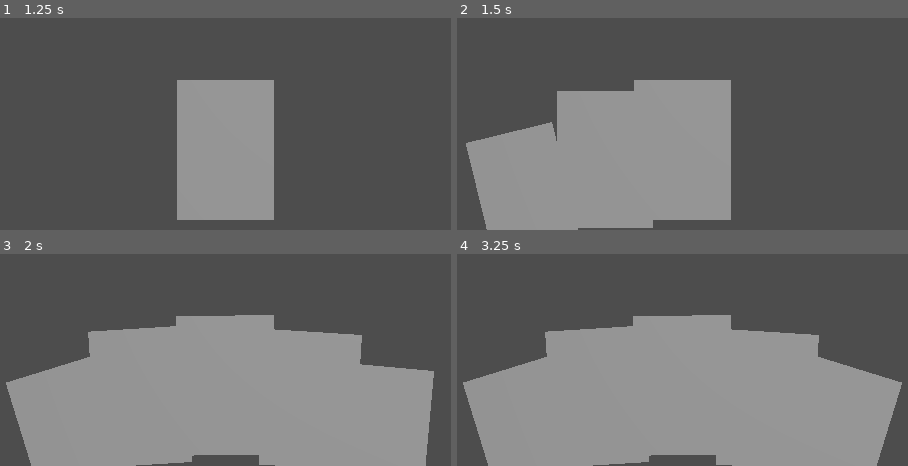
Above: before the commit, frames 1-4 (two rows, left to right).
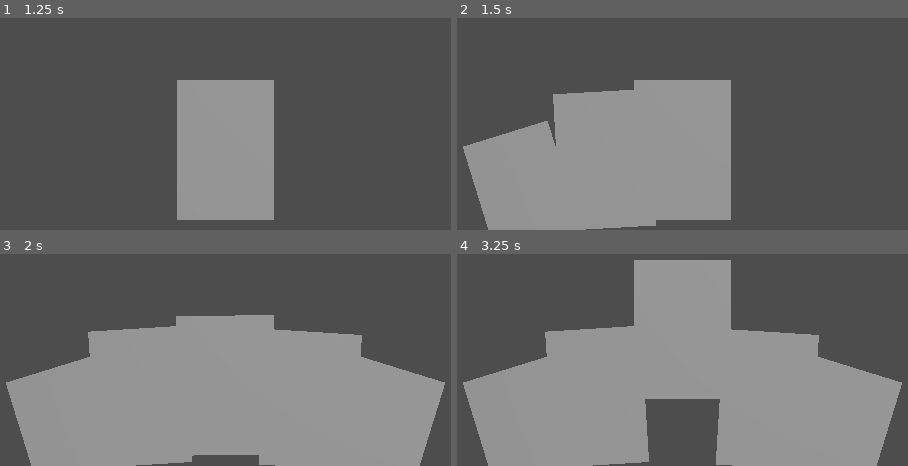
Above: after the commit, the same moments.

Repository: mikabrytu/Deck-Defense
Game: Godot game, scene res://scenes/main/main.tscn
Same seed, same stepped clock (60 frames per second), same inputs: the game is played once before the commit and once after it.
Inputs (mouse positions are in pixels of both pictures, inside the frame that each line leads up to):
- Up to frame 1 (1.25 s): move the mouse to (outside the picture) at 0.52 s
- Up to frame 2 (1.5 s): tap Enter at 1.25 s; move the mouse to (524, 28) at 1.27 s
- Up to frame 3 (2 s): no input
- Up to frame 4 (3.25 s): move the mouse to (outside the picture) at 2.02 s; tap Space at 2.75 s; move the mouse to (641, 330) at 2.77 s

Frame 1 is identical in both runs. In frame 2, 0.7% of the frame differs, in the area x 1-45%, y 33-100%; in frame 3, 0.8%; in frame 4, 9.8%, in the area x 39-61%, y 2-96%.

Commit message:
Add hovering through hand cards

Diff:
--- /dev/null
+++ b/components/card/card.gd
@@ -0,0 +1,63 @@
+extends Area3D
+
+
+@export var hover_y_position: float
+@export var hover_position_duration: float
+@export var hover_rotate_duration: float
+
+var _hover_tween: Tween
+var _hand_position: Vector3
+var _hand_rotation: Vector3
+
+
+# Public API
+
+
+func set_hand_transform():
+	_hand_position = position
+	_hand_rotation = rotation
+
+
+# Implementation
+
+
+func _show_on_hover():
+	if _hover_tween:
+		_hover_tween.kill()
+
+	_hover_tween = create_tween()
+	_hover_tween.set_parallel(true)
+	_hover_tween.set_trans(Tween.TRANS_SINE)
+	_hover_tween.set_ease(Tween.EASE_IN)
+	_hover_tween.tween_property(
+		self,
+		"rotation",
+		Vector3.ZERO,
+		hover_rotate_duration
+	)
+	_hover_tween.tween_property(
+		self,
+		"position",
+		position + (Vector3.UP * hover_y_position),
+		hover_position_duration
+	)
+
+
+func _reset_transform():
+	if _hover_tween.is_running():
+		_hover_tween.stop()
+
+	position = _hand_position
+	rotation = _hand_rotation
+
+
+# Listeners
+
+
+func _on_mouse_entered():
+	if position == _hand_position and rotation == _hand_rotation:
+		_show_on_hover()
+
+
+func _on_mouse_exited():
+	_reset_transform()
--- a/components/card/card.tscn
+++ b/components/card/card.tscn
@@ -1,9 +1,24 @@
-[gd_scene load_steps=2 format=3 uid="uid://s28b3rokcukc"]
+[gd_scene load_steps=4 format=3 uid="uid://s28b3rokcukc"]
+
+[ext_resource type="Script" path="res://components/card/card.gd" id="1_cdtx3"]
 
 [sub_resource type="PlaneMesh" id="PlaneMesh_nscxc"]
 
-[node name="Card" type="Node3D"]
+[sub_resource type="BoxShape3D" id="BoxShape3D_su15m"]
+size = Vector3(1.56254, 2.11308, 0.275759)
+
+[node name="Card" type="Area3D"]
+script = ExtResource("1_cdtx3")
+hover_y_position = 0.8
+hover_position_duration = 0.25
+hover_rotate_duration = 0.15
 
 [node name="MeshInstance3D" type="MeshInstance3D" parent="."]
 transform = Transform3D(0.7, -6.66422e-31, 2.91302e-38, 0, -4.37114e-08, -1, 4.66495e-31, 1, -4.37114e-08, 0, 0, 0)
 mesh = SubResource("PlaneMesh_nscxc")
+
+[node name="CollisionShape3D" type="CollisionShape3D" parent="."]
+shape = SubResource("BoxShape3D_su15m")
+
+[connection signal="mouse_entered" from="." to="." method="_on_mouse_entered"]
+[connection signal="mouse_exited" from="." to="." method="_on_mouse_exited"]
--- a/scenes/card_hand/card_hand.gd
+++ b/scenes/card_hand/card_hand.gd
@@ -59,6 +59,7 @@
 		for i in total:
 			var card = _cards_in_hand[i]
 			var tween = create_tween()
+			tween.set_parallel()
 			tween.set_trans(Tween.TRANS_BOUNCE)
 			tween.set_ease(Tween.EASE_OUT)
 
@@ -91,4 +92,6 @@
 			)
 
 			await get_tree().create_timer(card_spawn_duration / 4).timeout
+			card.set_hand_transform()
+
 			continue
